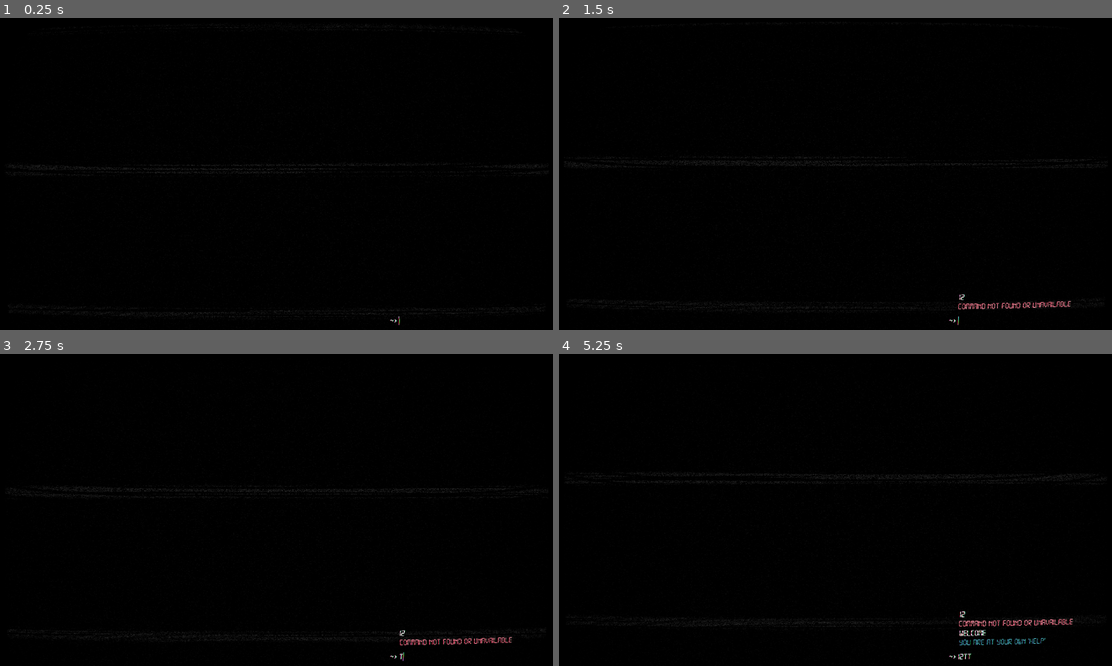
Above: before the commit, frames 1-4 (two rows, left to right).
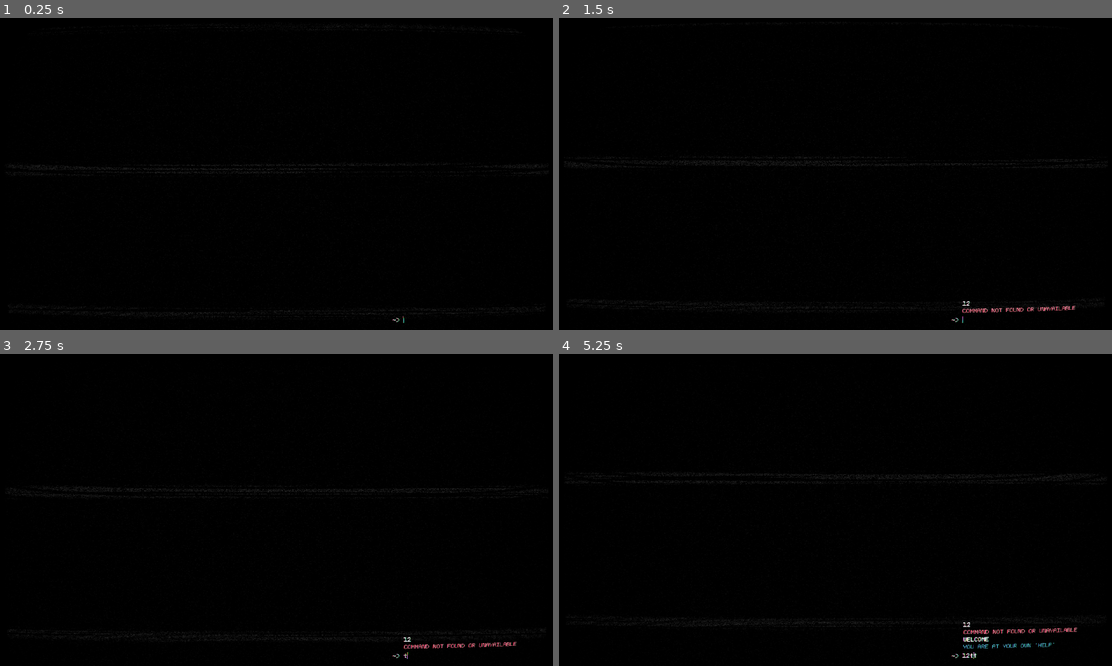
Above: after the commit, the same moments.

Repository: jwikiera/ggj23_root
Game: Godot game, scene res://Scenes/MainScene.tscn
The game is run twice, just before and just after one commit, with the same random seed, the same clock (stepped at 60 frames per second) and the same inputs.
Inputs (mouse positions are in pixels of both pictures, inside the frame that each line leads up to):
- Up to frame 1 (0.25 s): no input
- Up to frame 2 (1.5 s): click (1045, 323) at 0.52 s; type "12" at 0.6 s; tap Enter at 1.25 s; move the mouse to (957, 158) at 1.27 s; hold Keypad 6 (num_right) from 1.28 s (still down); tap Tab (tabkey) at 1.35 s; click (957, 158) at 1.42 s
- Up to frame 3 (2.75 s): move the mouse to (165, 525) at 2.02 s; release Keypad 6 (num_right) at 2.03 s; hold Down (console_down) from 2.03 s (still down); tap T at 2.1 s
- Up to frame 4 (5.25 s): move the mouse to (890, 441) at 2.77 s; release Down (console_down) at 2.78 s; hold Keypad 6 (num_right) 2.78-3.53 s; tap Tab (tabkey) at 2.85, 4.35 s; move the mouse to (807, 572) at 3.52 s; hold Up (console_up) 3.53-4.28 s; tap T at 3.6, 5.1 s; click (807, 572) at 3.67 s; move the mouse to (1001, 556) at 4.27 s; hold Keypad 4 (num_left) from 4.28 s (still down); tap Escape (escape, bound only after the commit) at 4.9 s; move the mouse to (669, 463) at 5.02 s

The runs differ from the first frame. In frame 1, less than 0.1% of the frame differs, in the area x 70-74%, y 95-99%; in frame 2, 0.5%; in frame 3, 0.5%; in frame 4, 0.9%, in the area x 70-94%, y 82-98%.

Commit message:
added win music, added credits command

Diff:
--- /dev/null
+++ b/godot_project/Fonts/pixeloid.tres
@@ -0,0 +1,4 @@
+[gd_resource type="DynamicFontData" format=2]
+
+[resource]
+font_path = "res://Fonts/PixeloidMono.ttf"
--- /dev/null
+++ b/godot_project/Scenes/Credits.gd
@@ -0,0 +1,35 @@
+extends Sprite
+
+
+# Declare member variables here. Examples:
+# var a = 2
+# var b = "text"
+
+
+# Called when the node enters the scene tree for the first time.
+func _ready():
+	Commands.connect("show_credits", self, "_on_show_signal")
+	Globals.console.connect("hide_credits", self, "_on_hide_signal")
+
+
+# Called every frame. 'delta' is the elapsed time since the previous frame.
+#func _process(delta):
+#	pass
+
+func _on_show_signal():
+	var sprite_height = texture.get_height()
+	var viewport_height = get_viewport().size.y
+	var target_height = viewport_height - viewport_height / 100 * Globals.dialog_margin * 2
+	var ratio: float = target_height / sprite_height
+	scale.x = 1
+	scale.y = 1
+	scale.x *= ratio
+	scale.y *= ratio
+	position.x = (get_viewport().size.x - texture.get_width() * scale.x) / 2
+	position.y = (get_viewport().size.y - texture.get_height() * scale.y) / 2
+	Globals.play_boot()
+	visible = true
+
+func _on_hide_signal():
+	print('received')
+	visible = false
--- a/godot_project/Scenes/MainScene.tscn
+++ b/godot_project/Scenes/MainScene.tscn
@@ -7,6 +7,8 @@
 [ext_resource path="res://Assets/Textures/Interface/SUCCESS.png" type="Texture" id=5]
 [ext_resource path="res://Assets/Textures/Interface/GAME_OVER.png" type="Texture" id=6]
 [ext_resource path="res://Scenes/Timer.gd" type="Script" id=7]
+[ext_resource path="res://Assets/Textures/Interface/CREDITS.png" type="Texture" id=8]
+[ext_resource path="res://Scenes/Credits.gd" type="Script" id=9]
 
 [sub_resource type="Shader" id=3]
 code = "shader_type canvas_item;
@@ -352,3 +354,10 @@
 z_index = 10
 texture = ExtResource( 6 )
 offset = Vector2( 520, 298 )
+
+[node name="Credits" type="Sprite" parent="."]
+visible = false
+position = Vector2( 568, 320 )
+texture = ExtResource( 8 )
+offset = Vector2( 568, 320 )
+script = ExtResource( 9 )
--- /dev/null
+++ b/godot_project/Scenes/victory_music.tscn
@@ -0,0 +1,6 @@
+[gd_scene load_steps=2 format=2]
+
+[ext_resource path="res://Assets/Audio/victory_music.wav" type="AudioStream" id=1]
+
+[node name="AudioStreamPlayer2D" type="AudioStreamPlayer"]
+stream = ExtResource( 1 )
--- a/godot_project/Scripts/Commands.gd
+++ b/godot_project/Scripts/Commands.gd
@@ -8,6 +8,7 @@
 signal start_game()
 signal toggle_shader()
 signal restart()
+signal show_credits()
 
 const DIRS = {
 	DIR_UP = 0,
@@ -195,6 +196,7 @@
 	Globals.enable_command('move')
 	Globals.enable_command('download')
 	Globals.enable_command('restart')
+	Globals.enable_command('credits')
 
 func command_engage():
 	if not Globals.com_enabled('engage'):
@@ -244,3 +246,7 @@
 
 func command_iamspeed():
 	Globals.numpad_moves = true
+
+func command_credits():
+	Globals.showing_credits = true
+	emit_signal("show_credits")
--- a/godot_project/Scripts/Console.gd
+++ b/godot_project/Scripts/Console.gd
@@ -1,5 +1,7 @@
 extends Node2D
 
+
+signal hide_credits()
 
 var input_node: LineEdit
 
@@ -96,6 +98,10 @@
 		input_node.caret_position = len(input_node.text)
 	if Input.is_action_just_pressed("clear_input"):
 		input_node.text = ""
+	if Input.is_action_just_pressed("escape"):
+		if Globals.showing_credits:
+			Globals.showing_credits = false
+			emit_signal("hide_credits")
 	update()
 
 func get_console_x() -> float:
@@ -114,12 +120,12 @@
 
 
 func add_to_message_history(message: String):
-	message_history.append(message)
+	message_history.append(message.to_upper())
 	if len(message_history) > 27:
 		message_history.remove(0)
 
 func add_to_command_history(message: String):
-	command_history.append(message)
+	command_history.append(message.to_upper())
 	if len(command_history) > 10:
 		command_history.remove(0)
 	add_to_message_history(message)
@@ -195,6 +201,8 @@
 		Commands.command_help()
 	elif tlower == 'boot':
 		Commands.command_boot()
+	elif tlower == 'credits':
+		Commands.command_credits()
 	elif tlower == 'engage':
 		Commands.command_engage()
 	else:
@@ -227,7 +235,7 @@
 	return Globals.console_font.get_string_size(Globals.invite_text).x
 
 func draw_invite():
-	draw_string(Globals.console_font, Vector2(get_console_x(), get_viewport().size.y - Globals.console_font.get_height() / 3), Globals.invite_text)
+	draw_string(Globals.console_font, Vector2(get_console_x(), get_viewport().size.y - Globals.console_font.get_height() / 1.5), Globals.invite_text)
 
 func send_log(log_text: String, play_sound=true):
 	if play_sound:
@@ -254,6 +262,8 @@
 		#print(ord(inp.as_text().to_lower()))
 		var key = ord(inp.as_text().to_lower())
 		if key >= 97 and key <= 122 or key >= 48 and key <= 57:
+			#input_node.text = input_node.text.to_upper()
+			#input_node.caret_position = len(input_node.text)
 			tab_hits = []
 
 func clear_history():
--- a/godot_project/Scripts/MainScene.gd
+++ b/godot_project/Scripts/MainScene.gd
@@ -83,6 +83,7 @@
 	ecran_victory.scale.y *= ratio
 	ecran_victory.position.x = (get_viewport().size.x - ecran_victory.texture.get_width() * ecran_victory.scale.x) / 2
 	ecran_victory.position.y = (get_viewport().size.y - ecran_victory.texture.get_height() * ecran_victory.scale.y) / 2
+	Globals.play_boot()
 	ecran_victory.show()
 
 
@@ -97,6 +98,7 @@
 	ecran_game_over.scale.y *= ratio
 	ecran_game_over.position.x = (get_viewport().size.x - ecran_game_over.texture.get_width() * ecran_game_over.scale.x) / 2
 	ecran_game_over.position.y = (get_viewport().size.y - ecran_game_over.texture.get_height() * ecran_game_over.scale.y) / 2
+	Globals.play_boot()
 	ecran_game_over.show()
 
 
@@ -184,6 +186,7 @@
 	Globals.background_music.play()
 
 func _on_restart_received():
+	Util.fade_out_audio(Globals.victory_music, 10)
 	#remove_child(Globals.player)
 	Globals.player.queue_free()
 	print_welcome()
--- a/godot_project/Singletons/Globals.gd
+++ b/godot_project/Singletons/Globals.gd
@@ -13,9 +13,11 @@
 var timer_maximal: float = 5*60
 var timer_principal: float = timer_maximal # en seconde
 var timer_enabled = true
+var showing_credits = false
 
 var intro_music
 var background_music
+var victory_music
 var error_sound
 var chdir_sound
 var message_sound
@@ -28,7 +30,7 @@
 var _console_width: float = 30 #(percentage)
 var console_color: Color = Color(0, 0, 0)
 var console_font: DynamicFont
-var console_font_size = 30
+var console_font_size = 20#30
 var invite_text = '  ~> '
 var seed_ = 42
 var has_greeted = false
@@ -98,6 +100,10 @@
 		'enabled':true,
 		'full_name':"exit"
 		},
+	'credits': {
+		'enabled':false,
+		'full_name':"credits"
+		},
 	'help': {
 		'enabled':true,
 		'full_name':"help"
@@ -122,12 +128,13 @@
 		_commands[command]['enabled']  = false
 	_commands['exit']['enabled'] = true
 	_commands['boot']['enabled'] = true
+	_commands['help']['enabled'] = true
 
 func _ready():
 	print("Globals ready")
 	seed(seed_)
 	console_font = DynamicFont.new()
-	console_font.font_data = load("res://Fonts/digital-7.ttf") #load("res://Fonts/Calculator.ttf")
+	console_font.font_data = load("res://Fonts/PixeloidMono.ttf") #load("res://Fonts/Calculator.ttf")#load("res://Fonts/digital-7.ttf") #load("res://Fonts/Calculator.ttf")
 	console_font.size = console_font_size
 	console = load("res://Scenes/Console.tscn").instance()
 
@@ -135,6 +142,8 @@
 	intro_music = load("res://Scenes/intro_music.tscn").instance()
 	background_music = load("res://Scenes/background_music.tscn").instance()
 	console.add_child(background_music)
+	victory_music = load("res://Scenes/victory_music.tscn").instance()
+	console.add_child(victory_music)
 	error_sound = load("res://Scenes/error_sound.tscn").instance()
 	console.add_child(error_sound)
 	chdir_sound = load("res://Scenes/chdir_sound.tscn").instance()
@@ -173,6 +182,8 @@
 
 func victory():
 	if(not has_succeeded):
+		Util.fade_out_audio(Globals.background_music, 10)
+		Globals.victory_music.playing = true
 		has_succeeded=true
 		yield(get_tree().create_timer(2.0), "timeout")
 		console.send_log('YELLOW:Root folder reached')
--- a/godot_project/Singletons/Util.gd
+++ b/godot_project/Singletons/Util.gd
@@ -24,3 +24,4 @@
 		audio_stream_player.volume_db -= 1
 		yield(get_tree().create_timer(0.3), "timeout")
 	audio_stream_player.stop()
+	audio_stream_player.volume_db += length
--- a/godot_project/project.godot
+++ b/godot_project/project.godot
@@ -130,6 +130,11 @@
 "events": [ Object(InputEventKey,"resource_local_to_scene":false,"resource_name":"","device":0,"alt":false,"shift":false,"control":true,"meta":false,"command":true,"pressed":false,"scancode":87,"physical_scancode":0,"unicode":0,"echo":false,"script":null)
  ]
 }
+escape={
+"deadzone": 0.5,
+"events": [ Object(InputEventKey,"resource_local_to_scene":false,"resource_name":"","device":0,"alt":false,"shift":false,"control":false,"meta":false,"command":false,"pressed":false,"scancode":16777217,"physical_scancode":0,"unicode":0,"echo":false,"script":null)
+ ]
+}
 
 [physics]
 
Not shown, added: godot_project/Assets/Audio/victory_music.wav.import
Binary file added: godot_project/Assets/Textures/Interface/CREDITS.png
Not shown, added: godot_project/Assets/Textures/Interface/CREDITS.png.import
Not shown: 1 places in godot_project/Scenes/MainScene.tscn that only renumber resources
Not shown, added: godot_project/Assets/Audio/victory_music.wav
